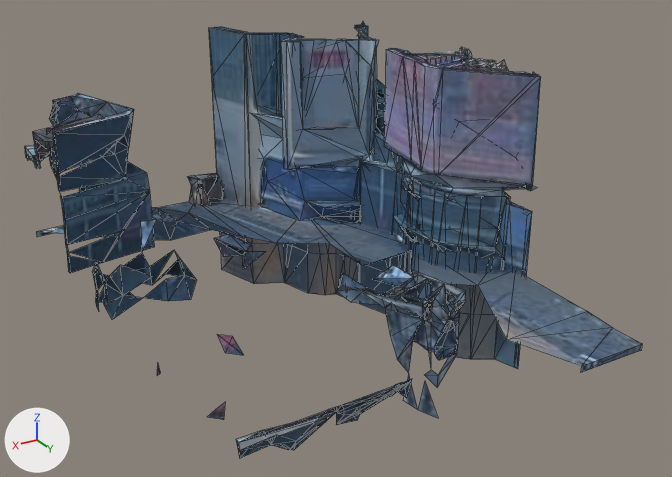
One commit to the glTF model hero-tiles/chunk_-1_0.glb: the scene before it, then after it.
Rendered twice from a 50 mm camera at (18.6, 82.8, 58.2) aimed at (-43.2, -20.3, 6.6). Every picture has the same lights, and +X, +Y and +Z are marked at lower left. The first picture is the older version. Mesh edges are drawn as thin lines. Vertices at exactly the same position are counted once.

Names of what the first picture shows: 'hero-chunk'.
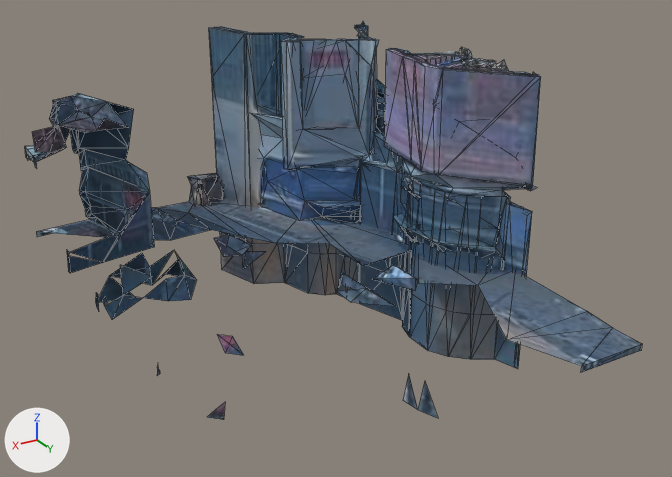
Pixel boxes [x1, y1, x2, y2] of what changed, in the pictures (672 x 477 px):
'hero-chunk', reshaped (9% shorter): before [25, 21, 642, 458]; after [25, 21, 642, 420]
part 1 of me_mesh_0, deleted: before [236, 379, 412, 458]
part 2 of me_mesh_0, deleted (blue): before [32, 103, 251, 252]
part 3 of me_mesh_0, deleted (blue): before [93, 220, 156, 303]
part 4 of me_mesh_0, deleted (blue): before [356, 270, 466, 388]

The change in detail:
me_mesh_0 is used by ob_hero_chunk; location (0.0, 0.0, 0.0).
Verts and faces of me_mesh_0; kept vertices keep their numbers, new ones are numbered from 1477.
Before the commit, vertices of me_mesh_0: 735 (-11.3, -29.9, 5.3) at pixel (92, 271), 736 (-11.3, -27.5, 7.8) at pixel (96, 261), 737 (-11.3, -29.0, 5.0) at pixel (94, 276), 738 (-11.3, -27.5, 6.5) at pixel (97, 270), 795 (-13.8, -30.9, 3.8) at pixel (109, 275).
Before the commit, vertices of me_mesh_0: 799 (-18.7, -31.2, 5.9) at pixel (142, 252), 807 (-14.1, -26.6, 2.5) at pixel (123, 295), 808 (-14.4, -27.5, 6.5) at pixel (120, 264), 811 (-11.3, -24.1, 3.1) at pixel (108, 303), 812 (-11.3, -25.0, 3.8) at pixel (105, 296).
Before the commit, vertices of me_mesh_0: 815 (-11.3, -24.1, 5.9) at pixel (106, 284), 816 (-11.3, -25.0, 5.3) at pixel (104, 285), 817 (-21.2, -31.2, 10.3) at pixel (156, 219), 818 (-19.3, -32.4, 9.9) at pixel (140, 221), 863 (-11.3, -29.3, 2.5) at pixel (96, 292).
Before the commit, vertices of me_mesh_0: 867 (-11.3, -28.4, 2.5) at pixel (98, 294).
me_mesh_0 had 1477 vertices, 2192 faces and spanned x -67.7..-11.3, y -61.3..15.0, z -14.8..30.4.
me_mesh_0 now has 1292 vertices, 1915 faces and spans x -67.7..-11.3, y -61.3..15.0, z -14.8..30.4.
me_mesh_0 part 1: the loose piece of 44 vertices spanning x -31.3..-11.3, y 14.4..15.0, z 2.5..6.2 is deleted.
Part 2, on me_mesh_0:
66 vertices are removed from x -23.6..-11.3, y -54.3..-41.0, z 4.1..21.4.
118 faces are deleted.
Part 3, on me_mesh_0:
Vertices deleted: 735 to 738, 815 to 818 (with the faces that use them).
Faces deleted: (795, 807, 808).
Part 4, on me_mesh_0:
67 vertices are removed from x -37.8..-28.3, y 5.8..15.0, z 4.1..14.9.
89 faces are deleted.
Other edits to the shape of me_mesh_0 do not show in these pictures.
